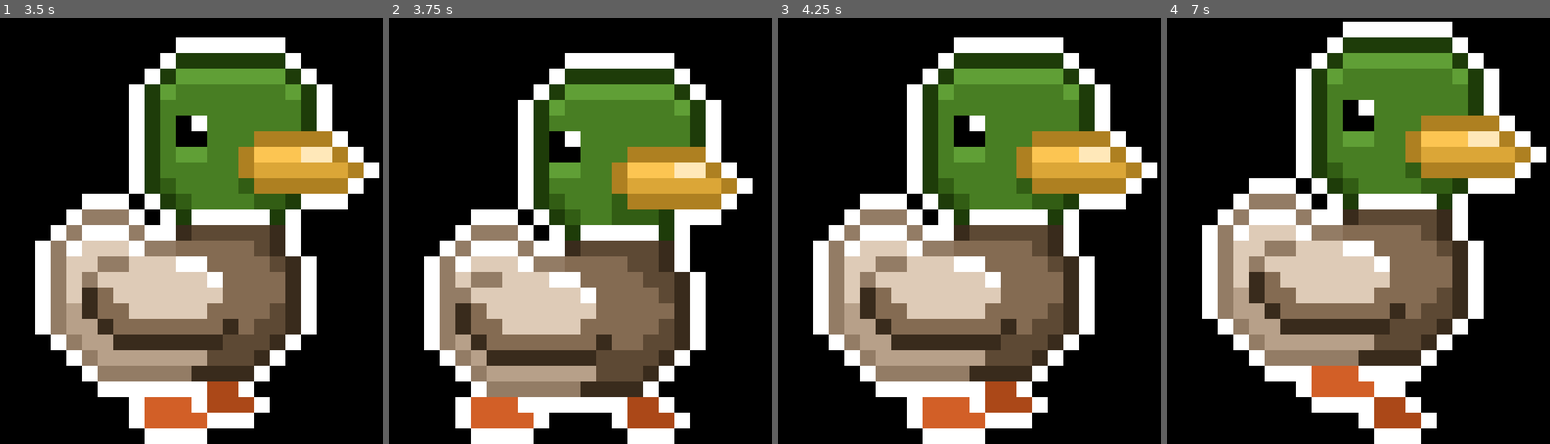
Above: before the commit, frames 1-4 (left to right).
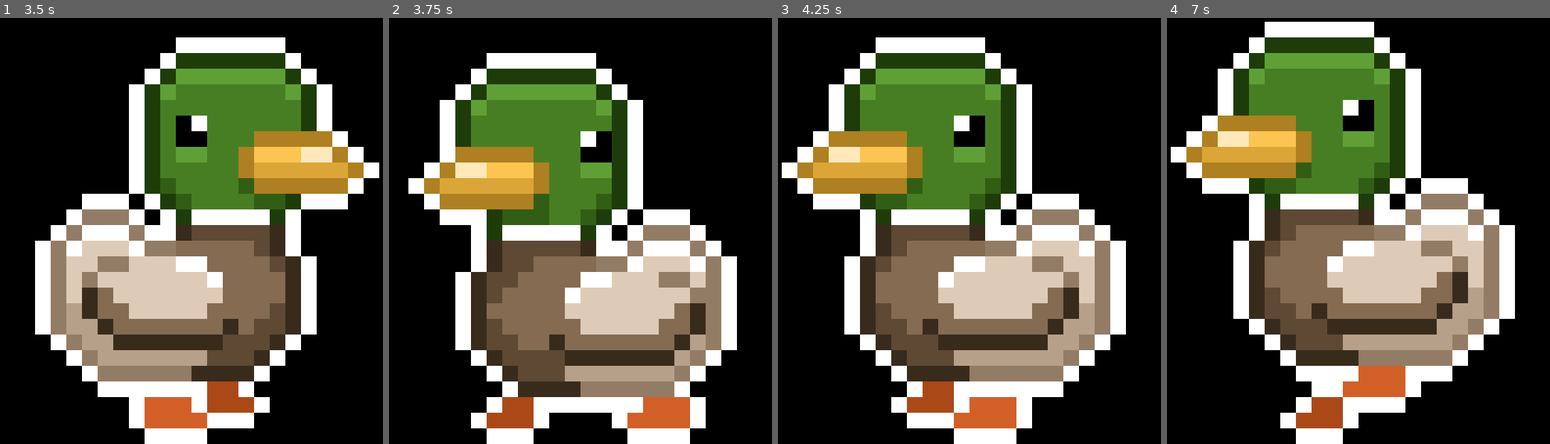
Above: after the commit, the same moments.

Repository: AndrewHaralson/DucktopDuckiePet
Game: Godot game, scene res://2Dscene.tscn
Two runs of this game, one before a commit and one after it. Both use one fixed random seed, a clock stepped at 60 frames per second and the inputs below.
Inputs (mouse positions are in pixels of both pictures, inside the frame that each line leads up to):
- Up to frame 1 (3.5 s): tap Enter at 0.5 s; drag from (210, 231) to (241, 81) at 0.52 s; drag from (91, 218) to (210, 231) at 1.27 s; move the mouse to (241, 81) at 2.02 s; hold Right 2.03-2.75 s; tap Alt at 2.1 s; click (241, 81) at 2.17 s; drag from (164, 294) to (42, 120) at 2.77 s
- Up to frame 2 (3.75 s): move the mouse to (729, 269) at 3.52 s; hold Left from 3.53 s (still down); tap Alt at 3.6 s; click (729, 269) at 3.67 s
- Up to frame 3 (4.25 s): keep holding Left
- Up to frame 4 (7 s): release Left at 4.25 s; drag from (1209, 120) to (1377, 231) at 4.27 s; move the mouse to (1385, 192) at 5.02 s; hold Down 5.03-5.75 s; tap Alt at 5.1, 6.6 s; click (1385, 192) at 5.17 s; drag from (1281, 69) to (1258, 218) at 5.77 s; move the mouse to (1469, 167) at 6.52 s; hold Up from 6.53 s (still down); click (1469, 167) at 6.67 s

Frame 1 is identical in both runs. In frame 2, 55% of the frame differs, in the area x 5-95%, y 8-100%; in frame 3, 54%; in frame 4, 56%, in the area x 0-100%, y 0-100%.

Commit message:
duckie can be thrown, polished up the physics, commented the code

Diff:
--- a/2Dscene.tscn
+++ b/2Dscene.tscn
@@ -175,7 +175,7 @@
 scale = Vector2(6, 6)
 sprite_frames = SubResource("SpriteFrames_udmtx")
 animation = &"walk-bounce"
-frame_progress = 0.5679155
+frame_progress = 0.9385312
 centered = false
 
 [node name="Area2D" type="Area2D" parent="." unique_id=1951022957]
--- a/scriptForDuckie.gd
+++ b/scriptForDuckie.gd
@@ -1,45 +1,69 @@
+#DESKTOP DUCKIE PET!!!!!!!!!!
+#Made by Andrew Haralson
+#Thanks to caz-bee on itch.io for the sprites and animations
+
 extends Node2D
 
+#speed and direction variables
 enum State {WALK, BOUNCEWALK, IDLE, BOUNCEIDLE}
 var state = State.WALK
 var speed = 60
+var setting_speed = 60
 var direction = Vector2(1,1)
 
+#window variables
 var screen_size = Vector2()
 var window_size = Vector2(192,192)
 
-var idle_timer = 0.0
-var is_idling = false
+#animation variables
 @onready var animated_sprite = $AnimatedSprite2D
+var animation_speed = 1
+
+#sound variables
+var can_quack = true
+var playing_music = false
+
+#dragging variables
 @onready var area = $Area2D
 var is_dragging = false
 var drag_offset = Vector2()
 
-var setting_speed = 60
+#throw variables
+var velocity = Vector2()
+var last_mouse = Vector2(0,0)
 
-var can_quack = true
-var playing_music = false
-
+#when program starts
 func _ready():
+	#grab screen size
 	screen_size = Vector2(DisplayServer.screen_get_size())
 
+	#default starting animation
 	animated_sprite.play("walk-normal")
 
+	#adds menu options
 	$DuckieMenu.add_item("Waddle",0)
 	$DuckieMenu.add_item("Music",1)
 	$DuckieMenu.add_item("Speed",2)
-	$DuckieMenu.add_item("Size",3)
 
+	#lets the buttons actually be clicked
 	area.input_event.connect(_on_area_input)
 	$DuckieMenu.id_pressed.connect(_on_menu_pressed)
 
+#rightclick menu
 func _on_menu_pressed(id):
+
+	#tell duckie to waddle!
 	if id == 0:
 		if state == State.IDLE:
 			state = State.WALK
 		elif state == State.BOUNCEIDLE:
 				state = State.BOUNCEWALK
-	if id == 1:
+
+	#toggles music! (and makes duckie dance to it)
+	#(ode to joy rn but imma use some music i bought)
+	#(shoutout to the strawberry jam soundtrack for being so peak)
+	#(genuinely its almost toby fox level peak)
+	elif id == 1:
 		if !playing_music:
 			$MusicPlayer.play()
 			state = State.BOUNCEIDLE
@@ -48,59 +72,100 @@
 			$MusicPlayer.stop()
 			state = State.IDLE
 			playing_music = false
-	if id == 2:
+
+	#toggles duckie speeeeeeed
+	elif id == 2:
 		if setting_speed == 60:
 			setting_speed = 300
-			if state == State.IDLE:
-				state = State.WALK
-			elif state == State.BOUNCEIDLE:
-				state = State.BOUNCEWALK
 		elif setting_speed == 300:
 			setting_speed = 60
-			if state == State.IDLE:
-				state = State.WALK
-			elif state == State.BOUNCEIDLE:
-				state = State.BOUNCEWALK
 
+	#lowk wanna add a size changing button
 
+#physics loop
 func _physics_process(delta: float) -> void:
 
+	#throws or drags duckie
 	if is_dragging:
+		#calculates how much to offset duckie when dragged
 		var mouse_pos = Vector2(DisplayServer.mouse_get_position())
 		var new_win_pos = mouse_pos - drag_offset
 		DisplayServer.window_set_position(Vector2i(new_win_pos))
 
+		#calculates velocity to throw duckie from mouse movement
+		var mouse = Vector2(DisplayServer.mouse_get_position())
+		velocity = (mouse - last_mouse) / delta
+		last_mouse = mouse
+
+	#shrinks throw velocity so duckie doesnt bounce forever
+	velocity = velocity.lerp(Vector2.ZERO, 1 * delta)
+
+	#changes animation speed when speed is toggled
+	if setting_speed == 300:
+		animation_speed = 2
+	else:
+		animation_speed = 1
+
+	#plays the correct animation for duckie
 	match state:
 		State.WALK:
 			speed = setting_speed
-			animated_sprite.play("walk-normal")
+			animated_sprite.play("walk-normal",animation_speed)
 		State.BOUNCEWALK:
 			speed = setting_speed
-			animated_sprite.play("walk-bounce")
+			animated_sprite.play("walk-bounce",animation_speed)
 		State.IDLE:
 			speed = 0
-			animated_sprite.play("idle-normal")
+			animated_sprite.play("idle-normal",animation_speed)
 		State.BOUNCEIDLE:
 			speed = 0
-			animated_sprite.play("idle-bounce")
+			animated_sprite.play("idle-bounce",animation_speed)
 
+	#find where duckie is
+	var window_position = Vector2(DisplayServer.window_get_position())
 
-	var window_position = Vector2(DisplayServer.window_get_position())
-	window_position += direction * speed * delta
-	#print(window_position)
+	#duckie gets thrown when the throw power is high enough
+	if (velocity.length()>(setting_speed)):
+		window_position += velocity * delta
+	#otherwise duckie waddles away
+	else:
+		window_position += direction * speed * delta
+		velocity = Vector2(0,0)
+
+	#keeps duckie on screen (i think linux already does this tho)
 	window_position.x = clamp(window_position.x,0,screen_size.x - window_size.x)
 	window_position.y = clamp(window_position.y,0,screen_size.y - window_size.y)
+
+	#moves duckie!
 	DisplayServer.window_set_position(Vector2i(window_position))
 
-	if window_position.x <= 0 or window_position.x >= screen_size.x-window_size.x:
+	#keeps duckie sprite aligned with the direction hes walking
+	if direction.x>0:
+		animated_sprite.flip_h = false
+	else:
+		animated_sprite.flip_h = true
+
+	#bounces duckie when he is thrown into a side of the screen
+	if (window_position.x <= 0) and (velocity.x<0):
+		velocity.x *= -1
+	elif (window_position.x >= screen_size.x-window_size.x) and (velocity.x>0):
+		velocity.x *= -1
+
+	#turns duckie around when he bumps into a side of the screen
+	if (window_position.x <= 0) and (direction.x<0):
 		direction.x *= -1
-		animated_sprite.flip_h = !animated_sprite.flip_h
+	elif (window_position.x >= screen_size.x-window_size.x) and (direction.x>0):
+		direction.x *= -1
 
+	#bounces duckie off the top and bottom of the screen
 	if window_position.y <= 0 or window_position.y >= screen_size.y-window_size.y-50:
 		direction.y *= -1
+		velocity.y *= -1
 
+#when duckie is clicked
+func _on_area_input(_viewport,event,_shape_idx):
 
-func _on_area_input(_viewport,event,_shape_idx):
+	#on leftclick duckie will quack and can be dragged
 	if event is InputEventMouseButton and event.button_index == MOUSE_BUTTON_LEFT:
 		if event.pressed:
 			is_dragging = true
@@ -112,6 +177,7 @@
 		else:
 			is_dragging = false
 
+	#on rightclick duckie will sit and bring up the menu
 	if event is InputEventMouseButton and event.button_index == MOUSE_BUTTON_RIGHT:
 		if state == State.WALK:
 			state = State.IDLE
